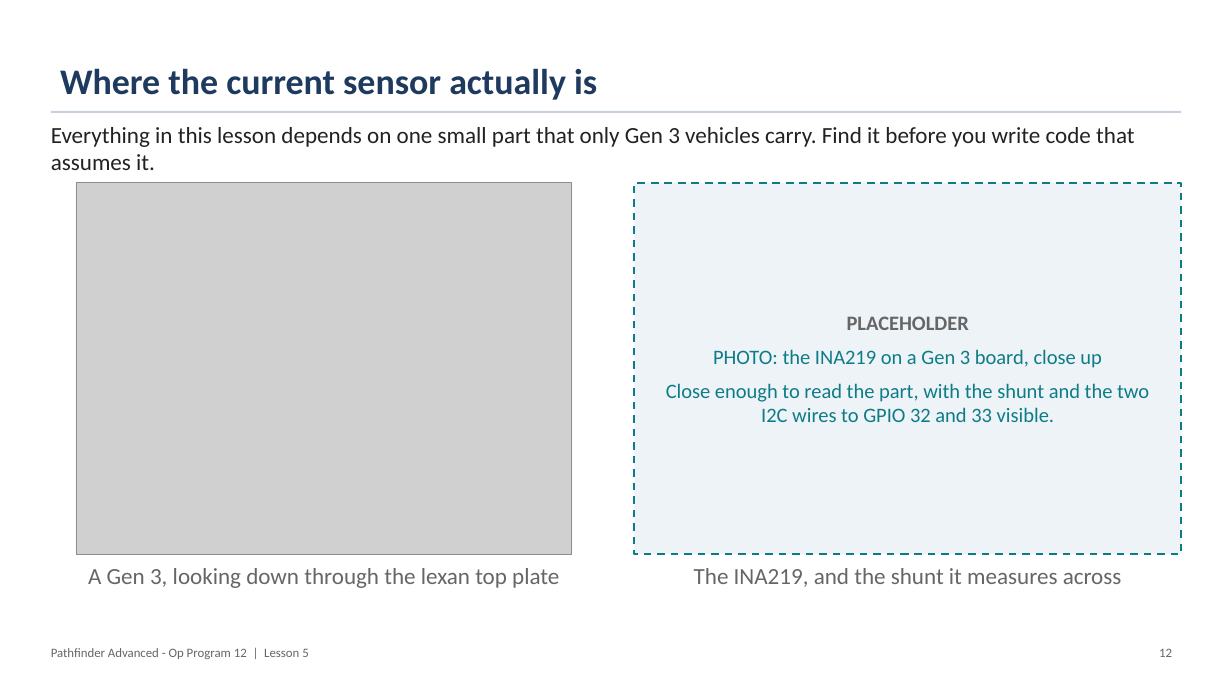
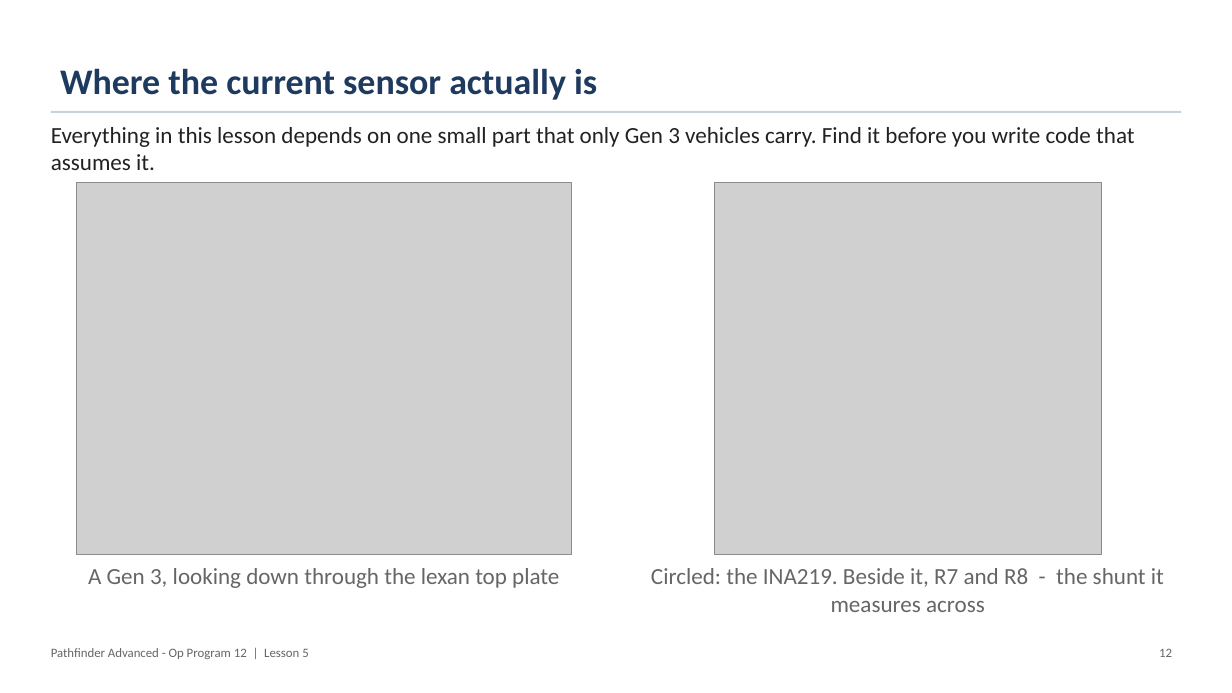
Before and after one commit to PorpoiseRobotics/porpoise-robotics, a slide deck: slide 12 of ground-vehicle/docs/courses/advanced/l5_sensors_and_self_test.pptx. Drawn at 1232x693 pixels with LibreOffice and Linux fonts; fonts in the diff are those of the drawing; grey boxes stand for pictures. Boxes give left, top, right and bottom in pixels: in the first picture for what was removed or moved away, otherwise in the second. Text is boxed around its words. In the diff, an @@ line names an element or a change of style, - is before the commit and + after.

```diff
--- a/ground-vehicle/docs/courses/advanced/l5_sensors_and_self_test.pptx
+++ b/ground-vehicle/docs/courses/advanced/l5_sensors_and_self_test.pptx
@@ rectangle removed at (635,183,1182,555) @@
-PLACEHOLDER
-PHOTO: the INA219 on a Gen 3 board, close up
-Close enough to read the part, with the shunt and the two I2C wires to GPIO 32 and 33 visible.
@@ picture added at (714,183,1102,555) @@
@@ text at (651,568,1164,612): text changed @@
-The INA219, and the shunt it measures across
+Circled: the INA219. Beside it, R7 and R8 - the shunt it measures across
```
Also in this commit, not shown: 22 other files.
